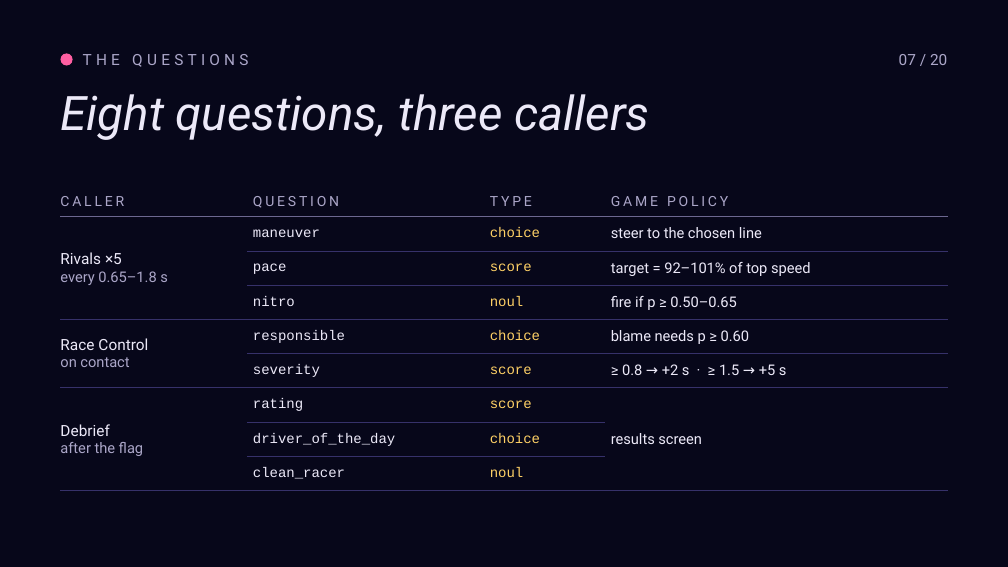
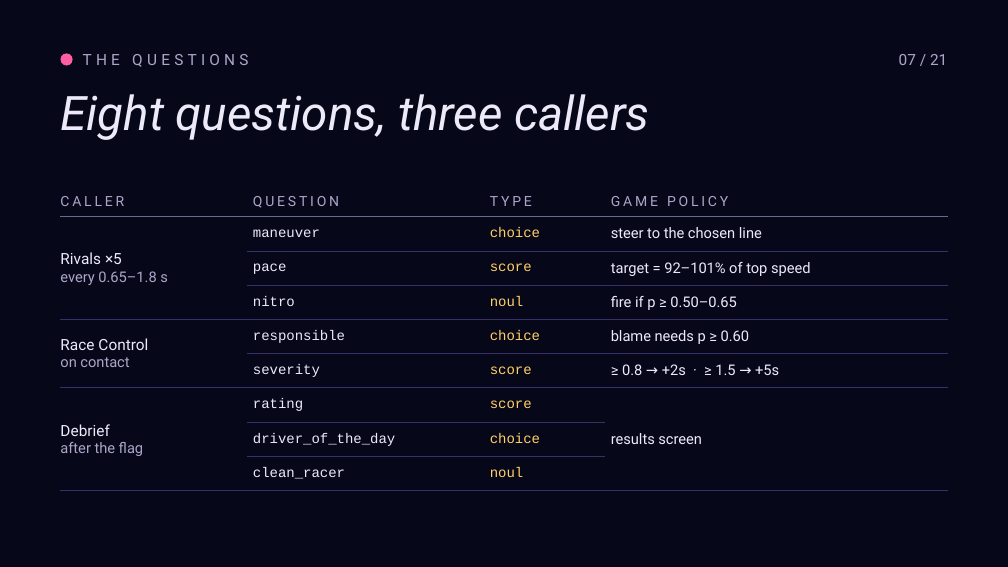
Before and after one commit to roryp/racing, a slide deck: slide 7 of docs/luna-gp-deck.pptx. Drawn at 1008x567 pixels with LibreOffice and Linux fonts; fonts in the diff are those of the drawing. Boxes give left, top, right and bottom in pixels: in the first picture for what was removed or moved away, otherwise in the second. Text is boxed around its words. In the diff, an @@ line names an element or a change of style, - is before the commit and + after.

```diff
--- a/docs/luna-gp-deck.pptx
+++ b/docs/luna-gp-deck.pptx
@@ text at [899, 54, 947, 65]: text changed @@
-07 / 20
+07 / 21
@@ table at [60, 186, 948, 491] @@
-row 6, column 4: ≥ 0.8 → +2 s · ≥ 1.5 → +5 s
+row 6, column 4: ≥ 0.8 → +2s · ≥ 1.5 → +5s
```
Also in this commit, not shown: 15 other slides changed, 1 slide added.
